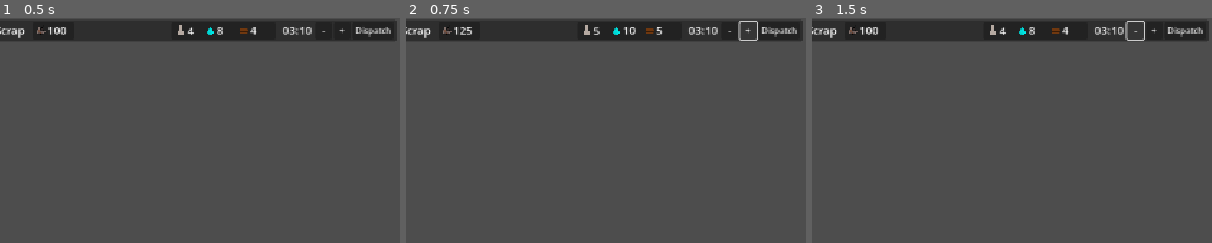
Above: before the commit, frames 1-3 (left to right).
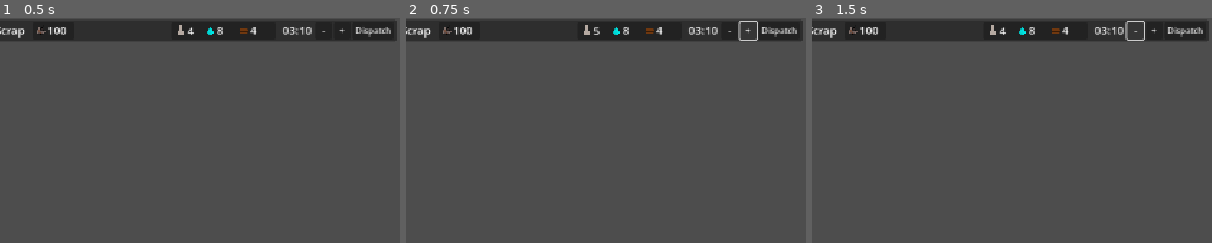
Above: after the commit, the same moments.

Repository: Sphinx111/ed_and_morgs_train_builder
Game: Godot game, scene res://Scenes/expedition_option.tscn
The game is run twice, just before and just after one commit, with the same random seed, the same clock (stepped at 60 frames per second) and the same inputs. This scene is started directly instead of the project's main scene.
Inputs:
- Up to frame 1 (0.5 s): no input
- Up to frame 2 (0.75 s): click "+" at 0.5 s
- Up to frame 3 (1.5 s): click "-" at 1.25 s
The pictures show only the part of the screen within x 6-56%, y 0-50%; the shares and areas given below are measured in that part.

Frame 1 is identical in both runs. In frame 2, 0.2% of the frame differs, in the area x 13-64%, y 4-8%; in frame 3, nothing differs.
Error after the commit: Invalid access to property or key 'amount' on a base object of type 'Nil'. (res://Scenes/expedition_option.gd:142)

Commit message:
Expedition max bugfix, train accel bugfix
Expedition max return values weren't limited by amount of resources at a location. Now they are.
Train acceleration and deceleration rates ignored simSpeed. Train now decelerates and accelerates faster at 10x speed than 1x speed. This throws off the current auto-braking behaviour.

Diff:
--- a/Scenes/active_expedition.gd
+++ b/Scenes/active_expedition.gd
@@ -40,7 +40,7 @@
 	new_expedition.pop = optionSelected.pop_allocated
 	new_expedition.total_duration = optionSelected.time_needed
 	new_expedition.travel_time = optionSelected.travel_time
-	new_expedition.target_resources = optionSelected.max_gain
+	new_expedition.target_resources = optionSelected.gains_per_pop
 	new_expedition.passengers = passengersArray
 	new_expedition.resource_spot = optionSelected.resource_spot
 	return new_expedition
--- a/Scenes/expedition_option.gd
+++ b/Scenes/expedition_option.gd
@@ -15,7 +15,7 @@
 
 # List of resources which can be gained from the expedition
 #  [resource name, amount, chance to find, texture to use, and icon color modulate]
-var max_gain : Array = [["scrap", 25, 1.0, Globals.scrap_texture, Color.WHITE]]
+var gains_per_pop : Array = [["scrap", 25, 1.0, Globals.scrap_texture, Color.WHITE]]
 
 const default_gains : Dictionary = {
 	"scrap" : ["scrap", 25, 1.0, Globals.scrap_texture, Color.WHITE],
@@ -67,12 +67,12 @@
 
 var time_label : Label = null
 
-static func new_expedition(display_name : String, resource_to_gather : String, resource_spot : MapResourceContainer) -> ExpeditionOption:
+static func new_expedition(_display_name : String, resource_to_gather : String, _resource_spot : MapResourceContainer) -> ExpeditionOption:
 	var new_option : ExpeditionOption = my_scene.instantiate()
-	new_option.display_name = display_name
-	new_option.resource_spot = resource_spot
-
-	new_option.max_gain = get_default_gain_from_type(resource_to_gather)
+	new_option.display_name = _display_name
+	new_option.resource_spot = _resource_spot
+
+	new_option.gains_per_pop = get_default_gain_from_type(resource_to_gather)
 	new_option.costs = get_default_costs_from_type(resource_to_gather)
 	return new_option
 
@@ -133,13 +133,14 @@
 	time_label.text = Helpers.seconds_to_mm_ss(time_needed)
 	name_label.text = display_name
 
-	gain_panel.size.x = 10.0 + (max_gain.size() * width_per_cost)
-	for i in range(max_gain.size()):
-		var gainArray = max_gain[i]
+	gain_panel.size.x = 10.0 + (gains_per_pop.size() * width_per_cost)
+	for i in range(gains_per_pop.size()):
+		var gainArray = gains_per_pop[i]
 		if i == 0:
 			gain_sprite.texture = gainArray[3]
 			gain_sprite.modulate = gainArray[4]
-			gain_label.text = "%d" % (gainArray[1] * pop_allocated)
+			var max_gain : float = min(resource_spot.amount, gainArray[1] * pop_allocated)
+			gain_label.text = "%d" % (max_gain)
 		else:
 			print_debug("Unused gain for expedition option")
 
@@ -166,36 +167,21 @@
 		cost1_sprite.hide()
 		cost1_label.hide()
 
-func set_basic_params(display_name : String, min_pop : int, time_needed : int, travel_time : int):
-	self.display_name = display_name
-	self.min_pop = min_pop
-	self.time_needed = time_needed
-	self.travel_time = travel_time
-
-func clear_gains():
-	max_gain = []
-
-## Set the item to be gained
-func add_gain_params(resourceCollected : String, collectionChance : float, amount_per_person : float, icon_to_use : Texture2D, icon_modulate : Color):
-	if costs.size() < limit_gain_items:
-		max_gain.append([resourceCollected, collectionChance, amount_per_person, icon_to_use, icon_modulate])
-
-## Remove all costs except the basic population cost
-func clear_costs():
-	costs = [["pop", 1, Globals.pop_texture, Color.WHITE]]
-
-## Add a new cost
-func add_cost(resourceRequired : String, cost_per_person : float, icon_texture : Texture2D, icon_modulate : Color):
-	if costs.size() < limit_cost_items:
-		costs.append([resourceRequired, cost_per_person, icon_texture, icon_modulate])
+
+func set_basic_params(_display_name : String, _min_pop : int, _time_needed : int, _travel_time : int):
+	self.display_name = _display_name
+	self.min_pop = _min_pop
+	self.time_needed = _time_needed
+	self.travel_time = _travel_time
 
 func _on_add_pop_button_pressed() -> void:
 	if pop_allocated >= Globals.max_expedition_size:
 		return
 	pop_allocated += 1
 	explorers_label.text = "%d" % pop_allocated
-	if max_gain.size() == 1:
-		gain_label.text = "%d" % (pop_allocated * max_gain[0][1])
+	if gains_per_pop.size() == 1:
+		var max_gain : float = min(resource_spot.amount, gains_per_pop[0][1] * pop_allocated)
+		gain_label.text = "%d" % (max_gain)
 
 	if costs.size() >= 2:
 		cost1_label.text = "%d" % (pop_allocated * costs[1][1])
@@ -208,8 +194,9 @@
 		return
 	pop_allocated -= 1
 	explorers_label.text = "%d" % pop_allocated
-	if max_gain.size() == 1:
-		gain_label.text = "%d" % (pop_allocated * max_gain[0][1])
+	if gains_per_pop.size() == 1:
+		var max_gain : float = min(resource_spot.amount, gains_per_pop[0][1] * pop_allocated)
+		gain_label.text = "%d" % (max_gain)
 
 	if costs.size() >= 2:
 		cost1_label.text = "%d" % (pop_allocated * costs[1][1])
--- a/Scenes/expeditions_panel.tscn
+++ b/Scenes/expeditions_panel.tscn
@@ -12,7 +12,7 @@
 offset_left = 7.0
 offset_top = 91.0
 offset_right = 659.0
-offset_bottom = 208.0
+offset_bottom = 233.0
 size_flags_vertical = 3
 theme_override_styles/panel = SubResource("StyleBoxFlat_sj53q")
 script = ExtResource("1_bmukf")
--- a/Train.gd
+++ b/Train.gd
@@ -186,9 +186,9 @@
 
 func _process(delta):
 	if is_accelerating:
-		speed = move_toward(speed,target_speed,get_acceleration(engine_thrust)*delta)
+		speed = move_toward(speed,target_speed,get_acceleration(engine_thrust) * delta * Globals.time_factor)
 	elif is_decelerating:
-		speed = move_toward(speed,target_speed,get_acceleration(braking_force) * delta)
+		speed = move_toward(speed,target_speed,get_acceleration(braking_force) * delta * Globals.time_factor)
 
 func get_acceleration(moving_force : float) -> float:
 	var train_mass : float = 0
